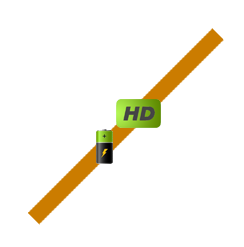
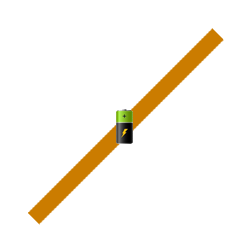
Layer changes from the first 244x247 image to the second:
hid "Battery and HD" over (96, 99, 161, 164)
showed "Battery alone" over (116, 109, 133, 144)
